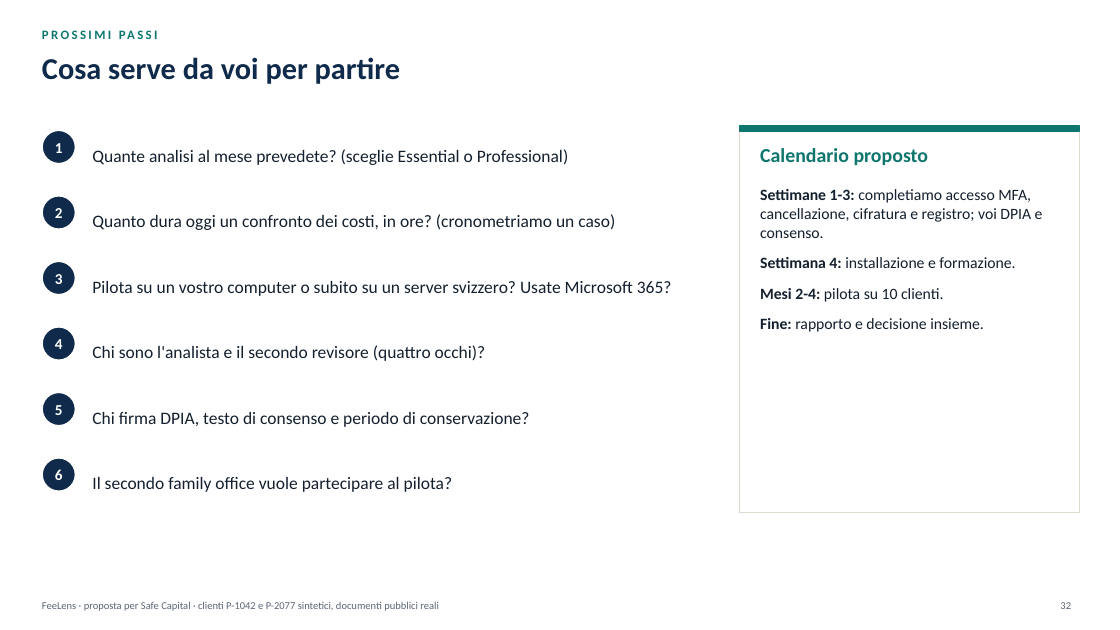
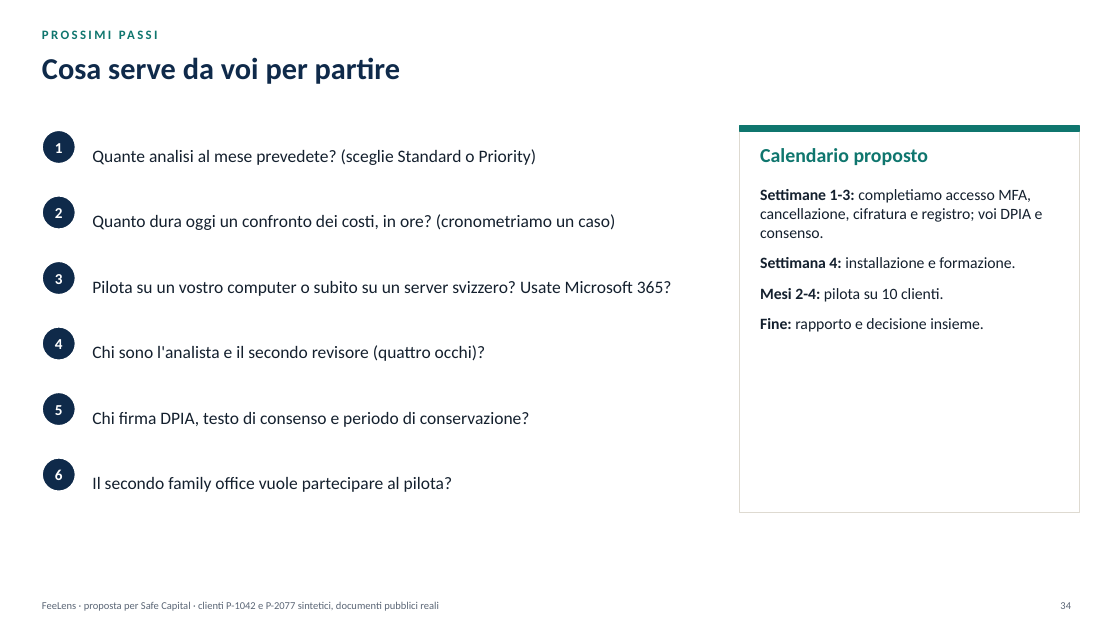
Before and after one commit to rossotti-alessandro/PortfolioCostEngine, a slide deck: slide 34 of slides/FeeLens_Proposta_IT.pptx (slide 32 before the commit). Drawn at 1120x630 pixels with LibreOffice and Linux fonts; fonts in the diff are those of the drawing. Boxes give left, top, right and bottom in pixels: in the first picture for what was removed or moved away, otherwise in the second. Text is boxed around its words. In the diff, an @@ line names an element or a change of style, - is before the commit and + after.

```diff
--- a/slides/FeeLens_Proposta_IT.pptx
+++ b/slides/FeeLens_Proposta_IT.pptx
@@ text at (92, 149, 537, 165): text changed @@
-Quante analisi al mese prevedete? (sceglie Essential o Professional)
+Quante analisi al mese prevedete? (sceglie Standard o Priority)
@@ page number at (1060, 602, 1071, 609): text changed @@
-32
+34
```
Also in this commit, not shown: 4 other slides changed, 4 slides added, 1 slide removed, 28 other files.
